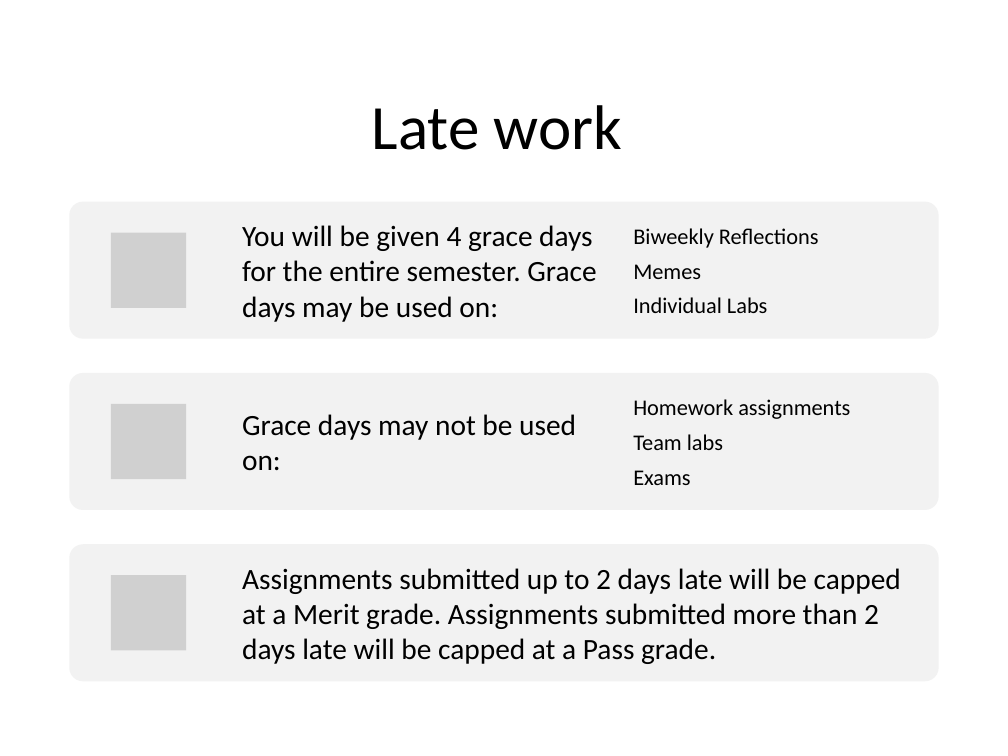
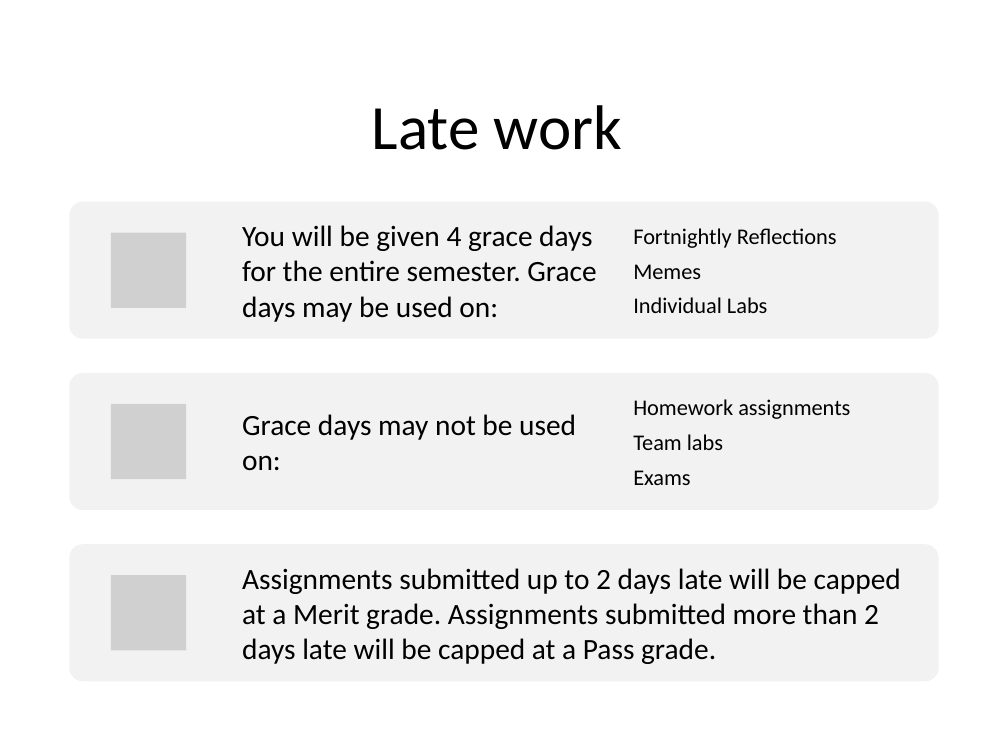
Before and after one commit to BYU-ITC-515R-ACT/byu-itc-515r-act.github.io, a slide deck: slide 8 of lectureSlides/lecture1.pptx. Drawn at 1008x756 pixels with LibreOffice and Linux fonts; fonts in the diff are those of the drawing; grey boxes stand for pictures. Boxes give left, top, right and bottom in pixels: in the first picture for what was removed or moved away, otherwise in the second. Text is boxed around its words. In the diff, an @@ line names an element or a change of style, - is before the commit and + after.

```diff
--- a/lectureSlides/lecture1.pptx
+++ b/lectureSlides/lecture1.pptx
@@ text at (x1=633, y1=228, x2=837, y2=248): text changed @@
-Biweekly Reflections
+Fortnightly Reflections
```
Also in this commit, not shown: 2 other slides changed.
